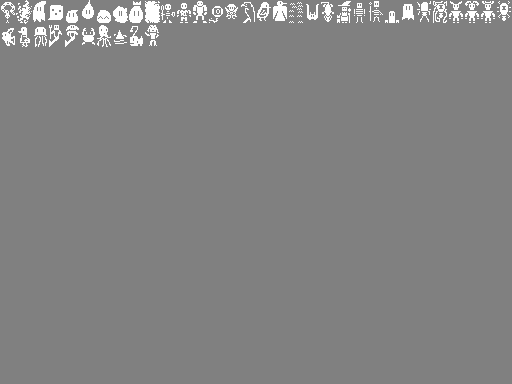
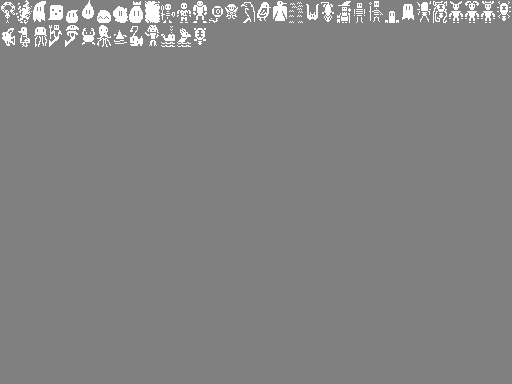
The second 512 × 384 image is a revision of the first. Changes to its layers:
painted on "Background" over (161, 26, 206, 47)
